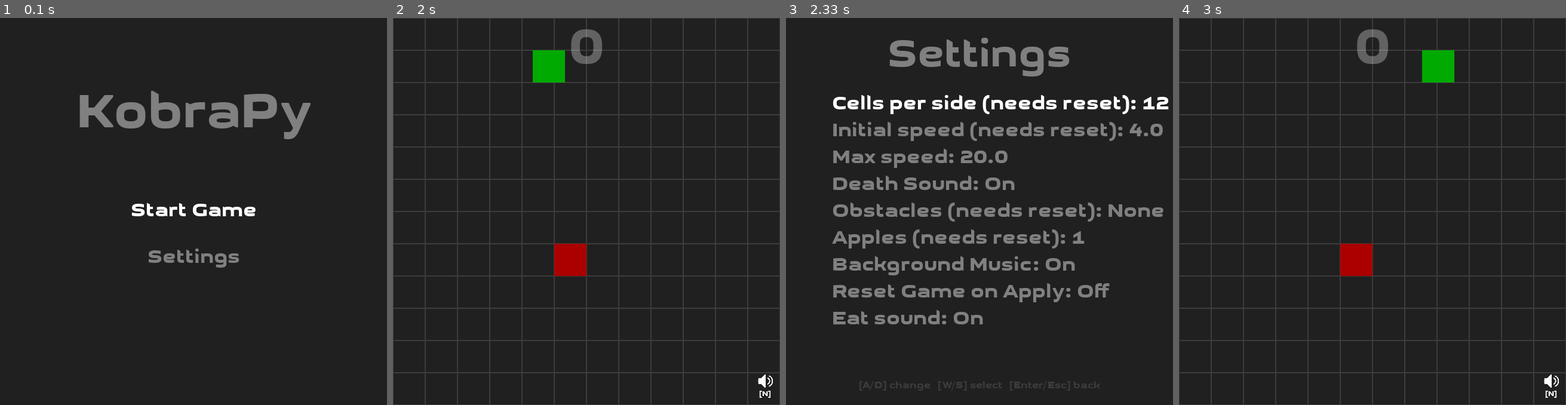
Above: before the commit, frames 1-4 (left to right).
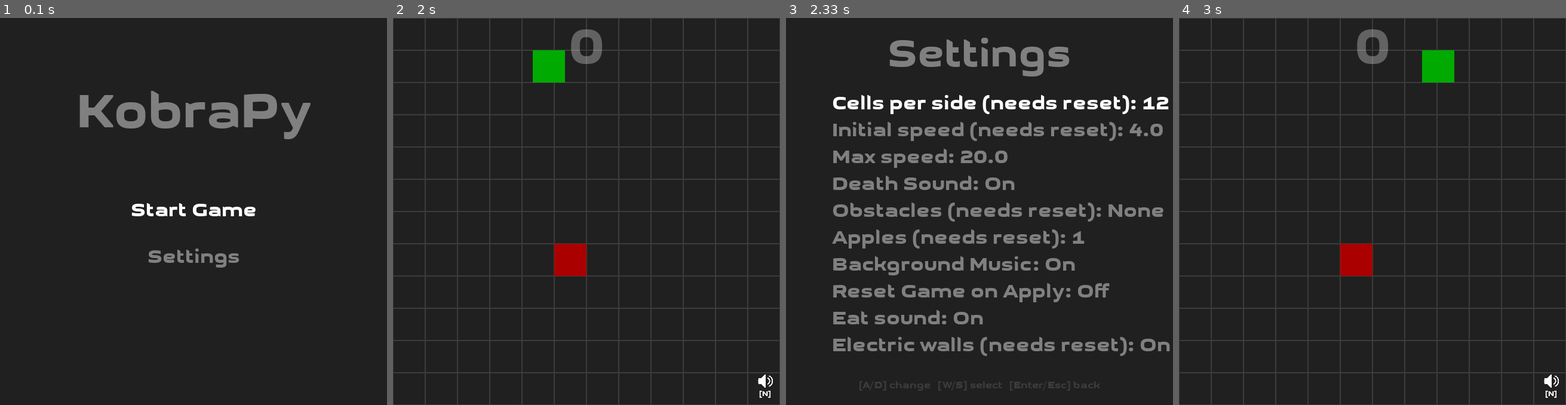
Above: after the commit, the same moments.

Repository: fossguild/naja
Game: pygame game, started from kobra.py
Same seed, same stepped clock (60 frames per second), same inputs: the game is played once before the commit and once after it.
Inputs:
- Up to frame 1 (0.1 s): no input
- Up to frame 2 (2 s): click "Start Game" at 0.38 s; hold Up 0.67-1.13 s; tap Enter at 1.17 s
- Up to frame 3 (2.33 s): tap M at 2 s
- Up to frame 4 (3 s): tap Enter at 2.33 s

Frames 1-2 are identical in both runs. In frame 3, 1.4% of the frame differs, in the area x 12-100%, y 82-88%; in frame 4, nothing differs.

Commit message:
feat: add an option to disable electric walls (#149)
* code: add settings option to toggle electric walls

* code: implement wrapping around when electric walls are disabled

Diff:
--- a/kobra.py
+++ b/kobra.py
@@ -516,6 +516,17 @@
     hint_rect.centerx = icon_x + icon_size // 2
     hint_rect.top = icon_y + icon_size + gap
     state.arena.blit(hint_surf, hint_rect)
+
+
+def _will_wrap_around(state: GameState, origin: int, dest: int, limit: int) -> bool:
+    """
+    Checks if an object on the game's grid will wrap around by moving in a
+    straight line (horizontally or vertically) from origin to dest.
+
+    The limit parameter should be either the arena's width or height.
+    """
+
+    return abs(abs(origin - dest) - limit) <= state.grid_size
 
 
 ##
@@ -610,6 +621,7 @@
                     old_obstacles = settings.get("obstacle_difficulty")
                     old_initial_speed = settings.get("initial_speed")
                     old_num_apples = settings.get("number_of_apples")
+                    old_electric_walls = settings.get("electric_walls")
 
                     run_settings_menu(state, assets, settings)
 
@@ -619,6 +631,7 @@
                         or old_obstacles != settings.get("obstacle_difficulty")
                         or old_initial_speed != settings.get("initial_speed")
                         or old_num_apples != settings.get("number_of_apples")
+                        or old_electric_walls != settings.get("electric_walls")
                     )
 
                     # Force reset if critical settings changed, or use player preference
@@ -649,6 +662,7 @@
                         state.apples,
                         state.obstacles,
                         lambda: game_over_handler(state, assets, settings),
+                        settings.get("electric_walls"),
                     )
 
             # Advance interpolation toward the current target grid cell (if any)
@@ -658,18 +672,42 @@
             ):
                 move_interval_ms = 1000.0 / state.snake.speed
                 state.snake.move_progress += dt / move_interval_ms
+
                 if state.snake.move_progress > 1.0:
                     state.snake.move_progress = 1.0
-                state.snake.draw_x = (
-                    state.snake.head.x
-                    + (state.snake.target_x - state.snake.head.x)
-                    * state.snake.move_progress
-                )
-                state.snake.draw_y = (
-                    state.snake.head.y
-                    + (state.snake.target_y - state.snake.head.y)
-                    * state.snake.move_progress
-                )
+
+                electric_walls = settings.get("electric_walls")
+
+                # We multiply by xmov (respectively, ymov) so that the snake
+                # keeps moving in the direction it was moving earlier
+                if not electric_walls and _will_wrap_around(
+                    state, state.snake.head.x, state.snake.target_x, state.snake.width
+                ):
+                    state.snake.draw_x = (
+                        state.snake.head.x
+                        + state.snake.xmov * state.grid_size * state.snake.move_progress
+                    )
+                else:
+                    state.snake.draw_x = (
+                        state.snake.head.x
+                        + (state.snake.target_x - state.snake.head.x)
+                        * state.snake.move_progress
+                    )
+
+                if not electric_walls and _will_wrap_around(
+                    state, state.snake.head.y, state.snake.target_y, state.snake.height
+                ):
+                    state.snake.draw_y = (
+                        state.snake.head.y
+                        + state.snake.ymov * state.grid_size * state.snake.move_progress
+                    )
+                else:
+                    state.snake.draw_y = (
+                        state.snake.head.y
+                        + (state.snake.target_y - state.snake.head.y)
+                        * state.snake.move_progress
+                    )
+
                 if state.snake.move_progress >= 1.0:
                     # Move completed: remember previous head position
                     prev_x = state.snake.head.x
@@ -713,22 +751,43 @@
         for apple in state.apples:
             apple.update(state.arena)
 
+        electric_walls = settings.get("electric_walls")
+
         # Draw the tail with smooth interpolation
         for i, (tx, ty) in enumerate(state.snake.tail):
             draw_tx = tx
             draw_ty = ty
 
-            if i == 0 and state.snake.move_progress > 0.0:
-                draw_tx = state.snake.head.x + (tx - state.snake.head.x) * (
-                    1.0 - state.snake.move_progress
-                )
-                draw_ty = state.snake.head.y + (ty - state.snake.head.y) * (
-                    1.0 - state.snake.move_progress
-                )
-            elif i > 0 and state.snake.move_progress > 0.0:
+            if i == 0:
+                prev_tx = state.snake.head.x
+                prev_ty = state.snake.head.y
+            else:
                 prev_tx, prev_ty = state.snake.tail[i - 1]
-                draw_tx = prev_tx + (tx - prev_tx) * (1.0 - state.snake.move_progress)
-                draw_ty = prev_ty + (ty - prev_ty) * (1.0 - state.snake.move_progress)
+
+            if state.snake.move_progress > 0.0:
+                if not electric_walls and _will_wrap_around(
+                    state, prev_tx, tx, state.snake.width
+                ):
+                    draw_tx = (
+                        prev_tx
+                        + state.snake.xmov * state.grid_size * state.snake.move_progress
+                    )
+                else:
+                    draw_tx = prev_tx + (tx - prev_tx) * (
+                        1.0 - state.snake.move_progress
+                    )
+
+                if not electric_walls and _will_wrap_around(
+                    state, prev_ty, ty, state.snake.height
+                ):
+                    draw_ty = (
+                        prev_ty
+                        + state.snake.ymov * state.grid_size * state.snake.move_progress
+                    )
+                else:
+                    draw_ty = prev_ty + (ty - prev_ty) * (
+                        1.0 - state.snake.move_progress
+                    )
 
             pygame.draw.rect(
                 state.arena,
--- a/src/entities.py
+++ b/src/entities.py
@@ -88,7 +88,11 @@
     # This function is called at each loop interation.
 
     def update(
-        self, apples: list[Apple], obstacles: list[Obstacle], game_over_func: Callable
+        self,
+        apples: list[Apple],
+        obstacles: list[Obstacle],
+        game_over_func: Callable,
+        electric_walls: bool,
     ) -> bool:
         """Update snake position and check for collisions.
 
@@ -104,11 +108,15 @@
         # Only check collisions if the snake is currently moving
         if self.xmov or self.ymov:
             # Check for border crash.
-            if next_x not in range(0, self.width) or next_y not in range(
-                0, self.height
+            if electric_walls and (
+                next_x not in range(0, self.width)
+                or next_y not in range(0, self.height)
             ):
                 self.alive = False
                 died = True
+            else:
+                next_x %= self.width
+                next_y %= self.height
 
             # Check for self-bite.
             for square in self.tail:
--- a/src/settings.py
+++ b/src/settings.py
@@ -34,6 +34,7 @@
         "background_music": True,
         "reset_game_on_apply": False,
         "eat_sound": True,
+        "electric_walls": True,
     }
 
     # Declarative menu field definitions
@@ -83,7 +84,11 @@
             "key": "eat_sound",
             "label": "Eat sound",
             "type": "bool",
-            "default": True,
+        },
+        {
+            "key": "electric_walls",
+            "label": "Electric walls (needs reset)",
+            "type": "bool",
         },
     ]
 
